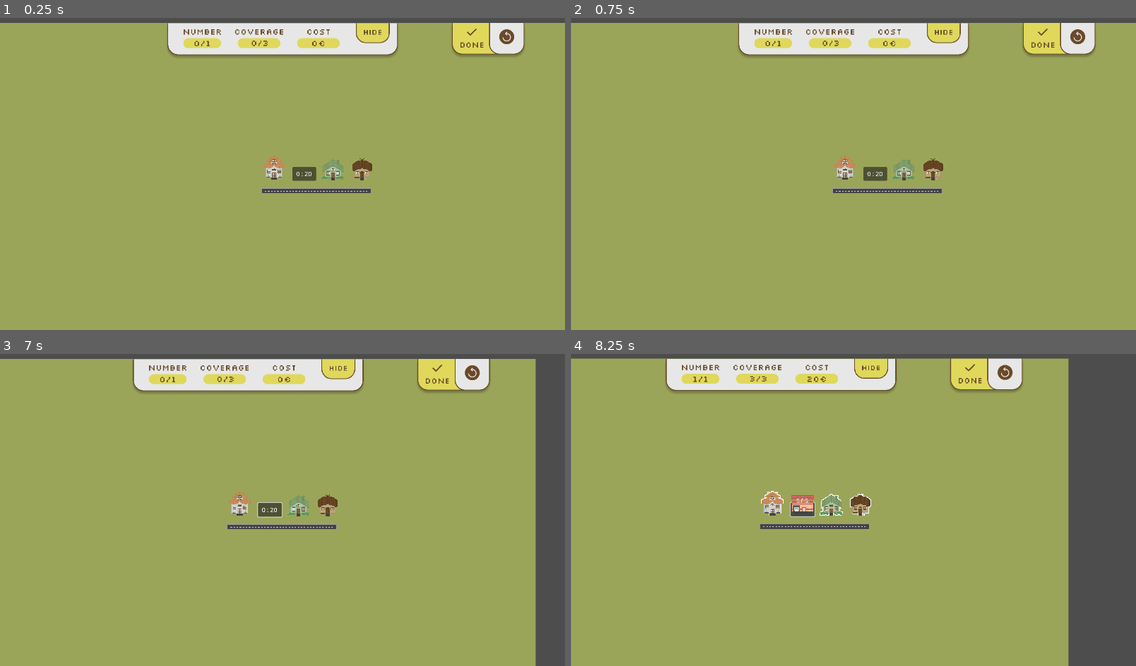
Above: before the commit, frames 1-4 (two rows, left to right).
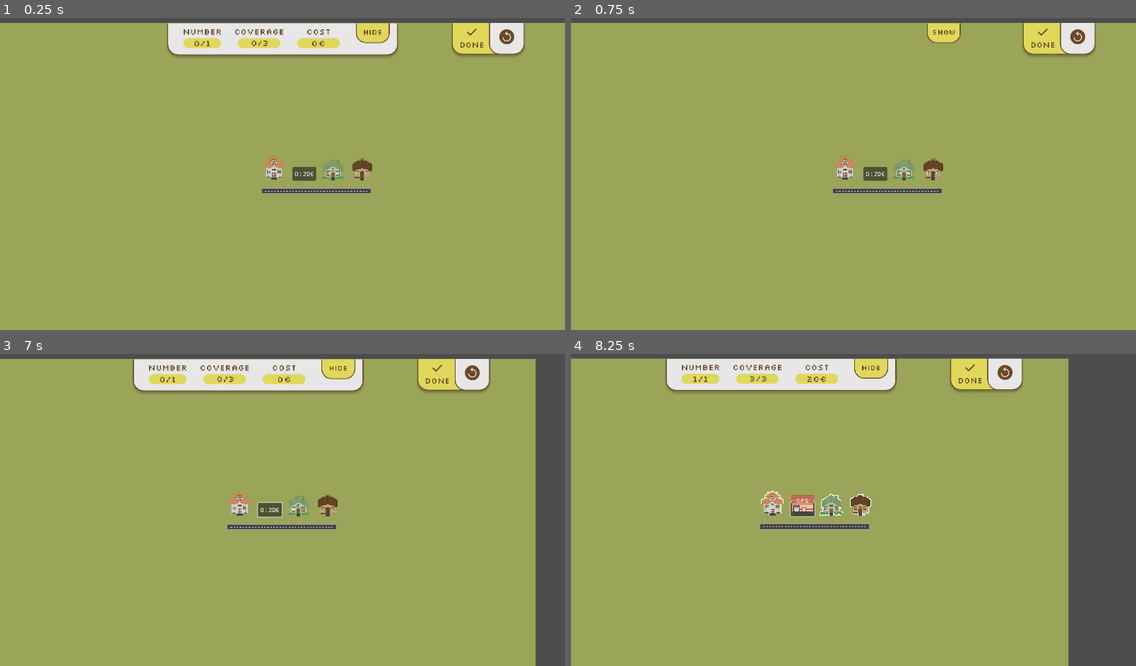
Above: after the commit, the same moments.

Repository: trang-ngn/SOS-Game
Game: Godot game, scene res://Scenes/Levels/level_template.tscn
Two runs of this game, one before a commit and one after it. Both use one fixed random seed, a clock stepped at 60 frames per second and the inputs below. This scene is started directly instead of the project's main scene.
Inputs (mouse positions are in pixels of both pictures, inside the frame that each line leads up to):
- Up to frame 1 (0.25 s): no input
- Up to frame 2 (0.75 s): click "Hide" at 0.5 s
- Up to frame 3 (7 s): click "Hide" (after the commit: "Show") at 1.25 s; click (468, 375) at 2 s; click (468, 375) at 2.75 s; click (508, 372) at 3.5 s; click (508, 372) at 4.25 s; click (508, 372) at 5 s; click "0 : 20" (after the commit: "0 : 20€") at 5.75 s; tap Enter at 6.5 s; move the mouse to (406, 491) at 6.52 s; hold Right (right) from 6.53 s (still down); click (406, 491) at 6.6 s
- Up to frame 4 (8.25 s): move the mouse to (740, 522) at 7.27 s; release Right (right) at 7.28 s; hold S (down) 7.28-8.03 s; click (740, 522) at 7.35 s; tap Space at 8 s; move the mouse to (910, 438) at 8.02 s; hold Right (right) from 8.03 s (still down); click (910, 438) at 8.1 s

The runs differ from the first frame. In frame 1, less than 0.1% of the frame differs, in the area x 52-56%, y 49-51%; in frame 2, 4.2%, in the area x 29-71%, y 1-51%; in frame 3, less than 0.1%; in frame 4, nothing differs.

Commit message:
refactor: get index automatically for each hosue /station

Diff:
--- a/sos-game/Scenes/Levels/level_example.tscn
+++ b/sos-game/Scenes/Levels/level_example.tscn
@@ -107,7 +107,6 @@
 [node name="H1" type="StaticBody2D" parent="Houses"]
 position = Vector2(-265, -150)
 script = ExtResource("3_cf1ce")
-id = 1
 
 [node name="Sprite2D" type="Sprite2D" parent="Houses/H1"]
 texture_filter = 1
@@ -131,7 +130,6 @@
 [node name="H2" type="StaticBody2D" parent="Houses"]
 position = Vector2(-52, -13)
 script = ExtResource("3_cf1ce")
-id = 2
 
 [node name="Sprite2D" type="Sprite2D" parent="Houses/H2"]
 texture_filter = 1
@@ -155,7 +153,6 @@
 [node name="H3" type="StaticBody2D" parent="Houses"]
 position = Vector2(-493, 115)
 script = ExtResource("3_cf1ce")
-id = 3
 
 [node name="Sprite2D" type="Sprite2D" parent="Houses/H3"]
 texture_filter = 1
@@ -179,7 +176,6 @@
 [node name="H4" type="StaticBody2D" parent="Houses"]
 position = Vector2(-248, 91)
 script = ExtResource("3_cf1ce")
-id = 4
 
 [node name="Sprite2D" type="Sprite2D" parent="Houses/H4"]
 texture_filter = 1
@@ -203,7 +199,6 @@
 [node name="H5" type="StaticBody2D" parent="Houses"]
 position = Vector2(258, -128)
 script = ExtResource("3_cf1ce")
-id = 5
 
 [node name="Sprite2D" type="Sprite2D" parent="Houses/H5"]
 texture_filter = 1
@@ -227,7 +222,6 @@
 [node name="H6" type="StaticBody2D" parent="Houses"]
 position = Vector2(473, -91)
 script = ExtResource("3_cf1ce")
-id = 6
 
 [node name="Sprite2D" type="Sprite2D" parent="Houses/H6"]
 texture_filter = 1
@@ -251,7 +245,6 @@
 [node name="H7" type="StaticBody2D" parent="Houses"]
 position = Vector2(126, 95)
 script = ExtResource("3_cf1ce")
-id = 7
 
 [node name="Sprite2D" type="Sprite2D" parent="Houses/H7"]
 texture_filter = 1
@@ -275,7 +268,6 @@
 [node name="H8" type="StaticBody2D" parent="Houses"]
 position = Vector2(440, 120)
 script = ExtResource("3_cf1ce")
-id = 8
 
 [node name="Sprite2D" type="Sprite2D" parent="Houses/H8"]
 texture_filter = 1
@@ -299,7 +291,6 @@
 [node name="H9" type="StaticBody2D" parent="Houses"]
 position = Vector2(585, 13)
 script = ExtResource("3_cf1ce")
-id = 9
 
 [node name="Sprite2D" type="Sprite2D" parent="Houses/H9"]
 texture_filter = 1
@@ -362,7 +353,6 @@
 position = Vector2(-318, 10)
 script = ExtResource("5_htqux")
 cost = 40
-id = 1
 
 [node name="Plot" type="Button" parent="Stations/S1"]
 texture_filter = 1
@@ -400,7 +390,6 @@
 position = Vector2(-521, -98)
 script = ExtResource("5_htqux")
 cost = 20
-id = 2
 
 [node name="Plot" type="Button" parent="Stations/S2"]
 texture_filter = 1
@@ -437,7 +426,6 @@
 position = Vector2(-68, 161)
 script = ExtResource("5_htqux")
 cost = 15
-id = 3
 
 [node name="Plot" type="Button" parent="Stations/S3"]
 texture_filter = 1
@@ -475,7 +463,6 @@
 position = Vector2(263, 190)
 script = ExtResource("5_htqux")
 cost = 8
-id = 4
 
 [node name="Plot" type="Button" parent="Stations/S4"]
 texture_filter = 1
@@ -513,7 +500,6 @@
 position = Vector2(468, -213)
 script = ExtResource("5_htqux")
 cost = 20
-id = 5
 
 [node name="Plot" type="Button" parent="Stations/S5"]
 texture_filter = 1
@@ -551,7 +537,6 @@
 position = Vector2(647, 77)
 script = ExtResource("5_htqux")
 cost = 20
-id = 6
 
 [node name="Plot" type="Button" parent="Stations/S6"]
 texture_filter = 1
--- a/sos-game/Scenes/Levels/level_template.tscn
+++ b/sos-game/Scenes/Levels/level_template.tscn
@@ -313,3 +313,6 @@
 [connection signal="body_entered" from="Stations/S0/Radius" to="Stations/S0" method="_on_area_2d_body_entered"]
 [connection signal="body_shape_entered" from="Stations/S0/Radius" to="Stations/S0" method="_on_area_2d_body_shape_entered"]
 [connection signal="button_up" from="EndButton" to="." method="_on_button_button_up"]
+[connection signal="toggled" from="HideButton" to="." method="_on_hide_button_toggled"]
+[connection signal="pressed" from="DoneRestartContainer/DoneButton" to="." method="_on_done_button_pressed"]
+[connection signal="pressed" from="DoneRestartContainer/RestartButton" to="." method="_on_restart_button_pressed"]
--- /dev/null
+++ b/sos-game/Scripts/Buttons/next_level_button.gd
@@ -0,0 +1,5 @@
+extends TextureButton
+
+
+func _on_pressed() -> void:
+	get_tree().change_scene_to_file("res://main.tscn")
--- a/sos-game/Scripts/ObjectScript/house_script.gd
+++ b/sos-game/Scripts/ObjectScript/house_script.gd
@@ -6,7 +6,7 @@
 
 var num_stat_cover : int = 0
 var covered : bool = false
-@export var id : int
+var id : int
 
 @onready var sprite : Sprite2D = $Sprite2D
 
@@ -29,6 +29,7 @@
 
 func _ready() -> void:
 	initialize()
+	id = get_index()
 
 func set_outline() -> void :
 	if(num_stat_cover == 0) :
--- a/sos-game/Scripts/ObjectScript/station_script.gd
+++ b/sos-game/Scripts/ObjectScript/station_script.gd
@@ -4,7 +4,7 @@
 
 var houses : Array[House]
 @export var cost : int
-@export var id : int
+var id : int
 
 @onready var radius_size : CollisionShape2D = $Radius/RadiusSize
 @export var radius : float :
@@ -32,6 +32,7 @@
 
 
 func _ready() -> void:
+	id = get_index()
 	initialize()
 
 
@@ -70,7 +71,7 @@
 	for body in bodies:
 		if body is House:
 			index_array.append(body.id)
-
+	print("index_array: ", index_array)
 	return index_array
 
 
@@ -80,7 +81,7 @@
 
 func initialize() -> void:
 	$Sprite2D.visible = false
-	$Plot.text = str(id) + " : " +str(cost)
+	$Plot.text = str(id) + " : " +str(cost) + "€"
 	$StationNumber.visible = false
 	$StationNumber.editable =false
 	$Radius/RadiusSize.visible = false
Not shown, added: sos-game/Scripts/Buttons/next_level_button.gd.uid
